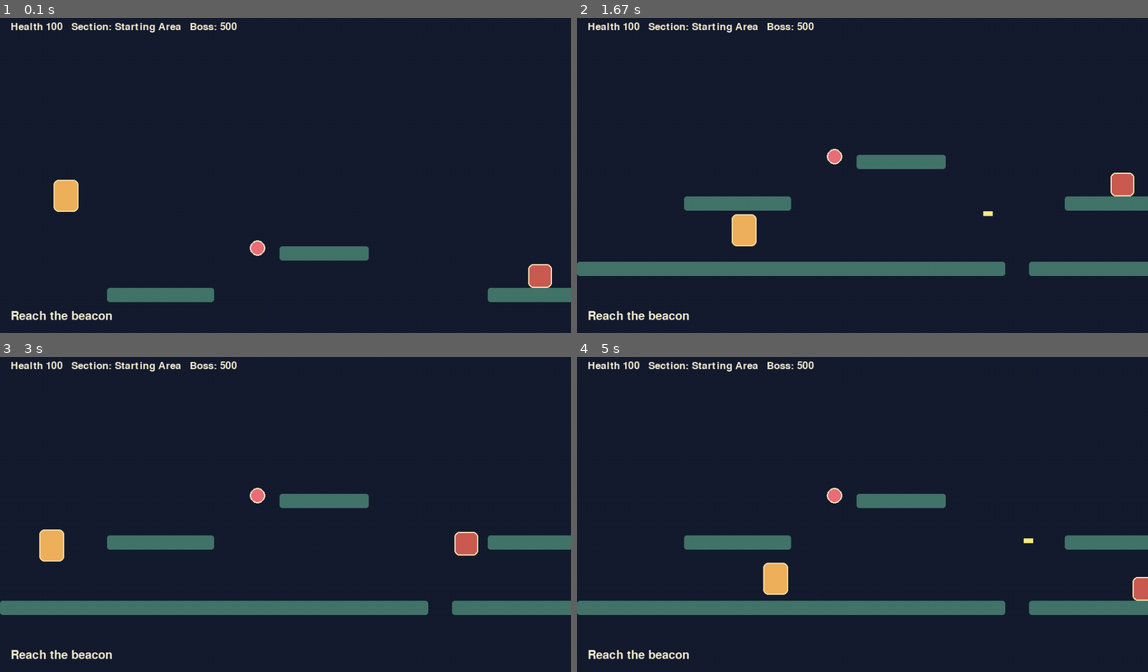
Above: before the commit, frames 1-4 (two rows, left to right).
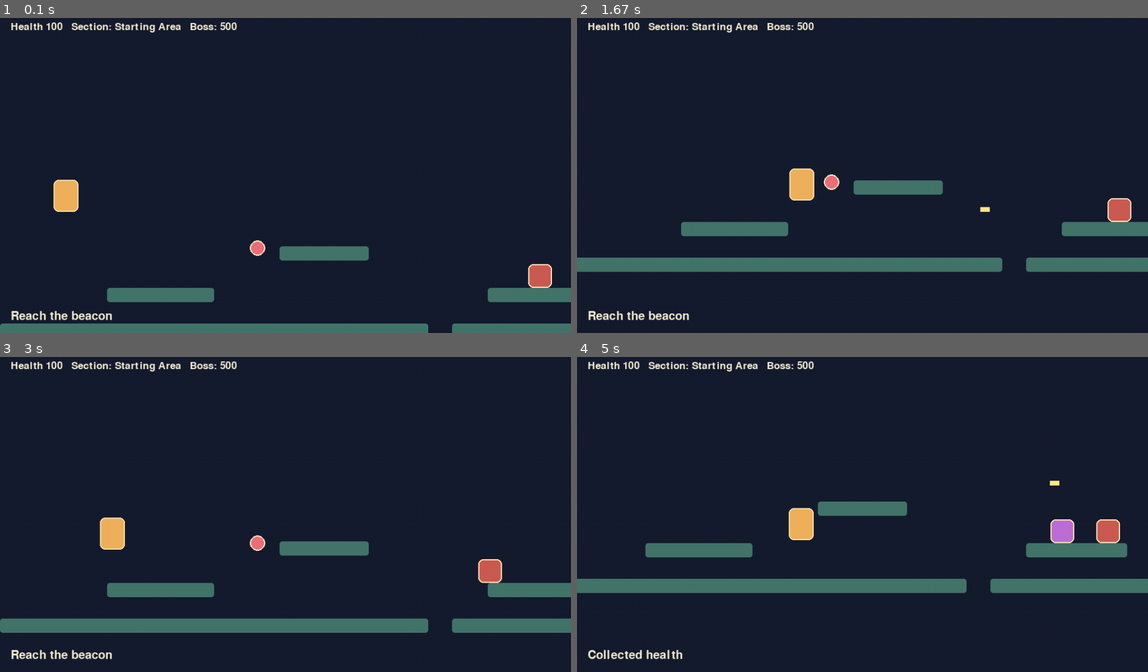
Above: after the commit, the same moments.

Repository: Ayaan-M-Khan/Pygame-Platformer
Game: pygame game, started from main.py
Same seed, same stepped clock (60 frames per second), same inputs: the game is played once before the commit and once after it.
Inputs:
- Up to frame 1 (0.1 s): no input
- Up to frame 2 (1.67 s): tap X at 0.33, 0.82 s; hold Right 0.67-1.13 s; tap Space at 0.73, 1.03, 1.23, 1.53 s; hold Right 1.17-1.63 s
- Up to frame 3 (3 s): hold Left 1.67-2.2 s; tap Space at 1.73, 2.03, 2.3, 2.6, 2.73 s; hold Left 2.23-2.63 s; tap X at 2.38 s; hold Right from 2.67 s (still down)
- Up to frame 4 (5 s): tap Space at 3.03, 3.4, 3.7, 3.9, 4.2, 4.4, 4.7, 4.9 s; release Right at 3.3 s; hold Left 3.33-3.8 s; hold Right 3.83-4.3 s; tap X at 3.98 s; hold Right 4.33-4.8 s; hold Left from 4.83 s (still down)

The runs differ from the first frame. In frame 1, 2.9% of the frame differs, in the area x 0-100%, y 96-100%; in frame 2, 8.6%; in frame 3, 15%, in the area x 0-100%, y 41-88%; in frame 4, 14%.

Commit message:
Refine authored level gameplay systems

Diff:
--- a/enemy.py
+++ b/enemy.py
@@ -1,7 +1,10 @@
+#Import statements
 import pygame
 import gamevalues as gv
 
-
+#Create Enemy Class
+# The Enemy class represents an enemy character in the game. It has properties such as position, health, type (kind), and behavior (movement, jumping, shooting). The class includes methods for updating the enemy's state, drawing it on the screen, and handling damage taken.
+#
 class Enemy:
     colors = {"walker": (204, 93, 83), "jumper": (190, 111, 215), "shooter": (89, 164, 205), "heavy": (148, 104, 77), "boss": (224, 75, 112)}
 
@@ -22,16 +25,24 @@
         return self.health > 0
 
     def update(self, dt, platforms, player_rect):
+        projectile = None
         if self.kind in ("walker", "heavy", "boss"):
             speed = gv.ENEMY_SPEED[self.kind]
             self.rect.x += round(speed * self.direction * dt)
-            if abs(self.rect.centerx - self.spawn_x) > gv.ENEMY_PATROL_DISTANCE[self.kind]:
+            if self._past_platform_edge(platforms) or abs(self.rect.centerx - self.spawn_x) > gv.ENEMY_PATROL_DISTANCE[self.kind]:
                 self.direction *= -1
         if self.kind == "jumper":
+            self.rect.x += round((1 if player_rect.centerx > self.rect.centerx else -1) * gv.ENEMY_SPEED["jumper"] * dt)
             self.jump_timer -= dt
             if self.jump_timer <= 0 and self.rect.bottom >= self._floor_top(platforms):
                 self.velocity_y = -gv.JUMPER_JUMP_FORCE
                 self.jump_timer = gv.JUMPER_INTERVAL
+        if self.kind in ("shooter", "boss"):
+            self.shoot_timer -= dt
+            if self.shoot_timer <= 0 and abs(player_rect.centerx - self.rect.centerx) < 850:
+                direction = 1 if player_rect.centerx >= self.rect.centerx else -1
+                projectile = {"rect": pygame.Rect(self.rect.centerx, self.rect.centery, 12, 8), "velocity": direction * gv.ENEMY_PROJECTILE_SPEED, "damage": gv.ENEMY_PROJECTILE_DAMAGE, "owner": "enemy"}
+                self.shoot_timer = gv.SHOOTER_INTERVAL / (1.5 if self.phase > 1 else 1)
         self.velocity_y = min(self.velocity_y + gv.ENEMY_GRAVITY * dt, gv.ENEMY_MAX_FALL_SPEED)
         self.rect.y += round(self.velocity_y * dt)
         for platform in platforms:
@@ -40,6 +51,11 @@
                 self.velocity_y = 0
         if self.kind == "boss" and self.health < gv.ENEMY_HEALTH["boss"] / 2:
             self.phase = 2
+        return projectile
+
+    def _past_platform_edge(self, platforms):
+        feet = self.rect.move(self.direction * 4, 2)
+        return not any(platform.active and platform.rect.colliderect(feet) for platform in platforms)
 
     def _floor_top(self, platforms):
         floors = [platform.rect.top for platform in platforms if platform.active and platform.rect.colliderect(self.rect.inflate(20, 4))]
--- a/gamevalues.py
+++ b/gamevalues.py
@@ -14,6 +14,7 @@
 	"one_way": (82, 151, 143),
 	"moving": (103, 133, 181),
 	"breakable": (177, 125, 77),
+	"hazard": (207, 75, 71),
 	"boss_floor": (104, 70, 111),
 }
 PLAYER_COLOR = (239, 177, 92)
@@ -46,6 +47,8 @@
 JUMPER_INTERVAL = 1.8
 JUMPER_JUMP_FORCE = 520.0
 SHOOTER_INTERVAL = 2.0
+ENEMY_PROJECTILE_SPEED = 300.0
+ENEMY_PROJECTILE_DAMAGE = 12
 
 POWERUP_SIZE = 26
 POWERUP_DURATION = 8.0
@@ -55,6 +58,8 @@
 PROJECTILE_DAMAGE = 20
 PROJECTILE_COOLDOWN = 0.25
 CONTACT_DAMAGE = 20
+HAZARD_DAMAGE = 30
+PLAYER_INVULNERABILITY_TIME = 0.8
 RESPAWN_POSITION = START_POSITION
 
 level = 0
--- a/level.py
+++ b/level.py
@@ -1,8 +1,9 @@
+# Import Statements
 import math
 import pygame
 import gamevalues as gv
 
-
+# Create Platform Classes to manange different platforms and the level structure
 class Platform:
     def __init__(self, x, y, width, height=None, kind="solid", section=""):
         self.rect = pygame.Rect(x, y, width, height or gv.PLATFORM_HEIGHT)
@@ -53,6 +54,11 @@
                 self.active = False
 
 
+class HazardPlatform(Platform):
+    def __init__(self, x, y, width, section):
+        super().__init__(x, y, width, gv.PLATFORM_HEIGHT, "hazard", section)
+
+
 class Level:
     def __init__(self):
         self.width = gv.WORLD_WIDTH
@@ -84,13 +90,14 @@
         add = lambda x, y, width, section, kind="solid": platforms.append(
             Platform(x, y, width, gv.PLATFORM_HEIGHT, kind, section)
         )
-        add(0, 680, 720, "starting area")
-        add(760, 680, 520, "first challenge")
-        add(1320, 680, 620, "power-up approach")
-        add(1980, 680, 550, "combat section")
-        add(2580, 680, 540, "hazard section")
-        add(3170, 680, 620, "advanced platforming")
-        add(3840, 680, 1140, "boss approach")
+        y = 580 + 50
+        add(0, y, 720, "starting area")
+        add(760, y, 520, "first challenge")
+        add(1320, y, 620, "power-up approach")
+        add(1980, y, 550, "combat section")
+        add(2580, y, 540, "hazard section")
+        add(3170, y, 620, "advanced platforming")
+        add(3840, y, 1140, "boss approach")
 
         for platform in (
             (180, 570, 180, "starting area"),
@@ -116,6 +123,8 @@
         platforms.append(MovingPlatform(1840, 560, 130, gv.PLATFORM_HEIGHT, "y", 100, 1.4, "power-up approach"))
         platforms.append(BreakablePlatform(2780, 350, 130, "hazard section"))
         platforms.append(BreakablePlatform(3080, 300, 130, "hazard section"))
+        platforms.append(HazardPlatform(2710, 656, 150, "hazard section"))
+        platforms.append(HazardPlatform(3020, 656, 110, "hazard section"))
         platforms.append(Platform(4430, 680, 500, gv.PLATFORM_HEIGHT, "boss_floor", "boss arena"))
         return platforms
 
--- a/main.py
+++ b/main.py
@@ -1,11 +1,14 @@
-import gamevalues as gv
+#Import Statements
 import pygame
 
+#Import Files
+import gamevalues as gv
 from enemy import create_enemies
 from level import Level
 from player import Player
 from powerup import create_powerups
 
+#Create the Camera angle for the player using the camera class and player values
 class Camera:
 	def __init__(self):
 		self.x = 0.0
@@ -25,6 +28,7 @@
 		"rect": pygame.Rect(player.rect.centerx, player.rect.centery - 4, 16, 8),
 		"velocity": direction * gv.PROJECTILE_SPEED,
 		"damage": gv.PROJECTILE_DAMAGE,
+		"owner": "player",
 	}
 
 
@@ -34,6 +38,7 @@
 	surface.blit(font.render(text, True, (245, 239, 211)), (18, 16))
 
 
+#Main Game Loop
 def run(max_frames=None):
 	pygame.init()
 	screen = pygame.display.set_mode((gv.SCREEN_WIDTH, gv.SCREEN_HEIGHT))
@@ -47,6 +52,7 @@
 	projectiles = []
 	camera = Camera()
 	shoot_cooldown = 0.0
+	player.invulnerability_timer = 0.0
 	message = "Reach the beacon"
 	running = True
 	frame_count = 0
@@ -70,20 +76,36 @@
 
 		for enemy in enemies:
 			if enemy.alive:
-				enemy.update(dt, level.collision_rects(), player.rect)
-				if enemy.rect.colliderect(player.rect):
-					player.health -= gv.CONTACT_DAMAGE
+				enemy_projectile = enemy.update(dt, level.collision_rects(), player.rect)
+				if enemy_projectile is not None:
+					projectiles.append(enemy_projectile)
+				if enemy.rect.colliderect(player.rect) and player.invulnerability_timer <= 0:
+					if player.shield_charges:
+						player.shield_charges -= 1
+					else:
+						player.health -= gv.CONTACT_DAMAGE
+					player.invulnerability_timer = gv.PLAYER_INVULNERABILITY_TIME
+
+		for platform in level.platforms:
+			if platform.active and platform.kind == "hazard" and player.rect.colliderect(platform.rect) and player.invulnerability_timer <= 0:
+				player.health -= gv.HAZARD_DAMAGE
+				player.invulnerability_timer = gv.PLAYER_INVULNERABILITY_TIME
 
 		for projectile in projectiles[:]:
 			projectile["rect"].x += round(projectile["velocity"] * dt)
 			if not pygame.Rect(0, 0, level.width, level.height).colliderect(projectile["rect"]):
 				projectiles.remove(projectile)
 				continue
-			for enemy in enemies:
-				if enemy.alive and projectile["rect"].colliderect(enemy.rect):
-					enemy.take_damage(projectile["damage"])
-					projectiles.remove(projectile)
-					break
+			if projectile["owner"] == "player":
+				for enemy in enemies:
+					if enemy.alive and projectile["rect"].colliderect(enemy.rect):
+						enemy.take_damage(projectile["damage"])
+						projectiles.remove(projectile)
+						break
+			elif projectile["rect"].colliderect(player.rect) and player.invulnerability_timer <= 0:
+				player.health -= projectile["damage"]
+				player.invulnerability_timer = gv.PLAYER_INVULNERABILITY_TIME
+				projectiles.remove(projectile)
 
 		for powerup in powerups:
 			if not powerup.collected and player.rect.colliderect(powerup.rect):
@@ -94,6 +116,8 @@
 					player.extra_jumps = 1
 				elif powerup.kind == "health":
 					player.health = min(gv.PLAYER_HEALTH, player.health + 40)
+				elif powerup.kind == "shield":
+					player.shield_charges += 2
 				message = f"Collected {powerup.kind.replace('_', ' ')}"
 
 		if player.y > level.height + 100 or player.health <= 0:
--- a/player.py
+++ b/player.py
@@ -36,6 +36,8 @@
         self.extra_jumps = 0
         self.jumps_remaining = 0
         self.dash_cooldown = 0.0
+        self.shield_charges = 0
+        self.invulnerability_timer = 0.0
 
     #Define properties for the x and y coordinates of the player, allowing for easy access and modification of the player's position
     @property
@@ -58,6 +60,7 @@
         """Advance movement and resolve collisions against platform rectangles."""
         dt = min(max(dt, 0.0), 0.05)
         self.dash_cooldown = max(0.0, self.dash_cooldown - dt)
+        self.invulnerability_timer = max(0.0, self.invulnerability_timer - dt)
         was_on_ground = self.on_ground
         self.on_ground = False
 
